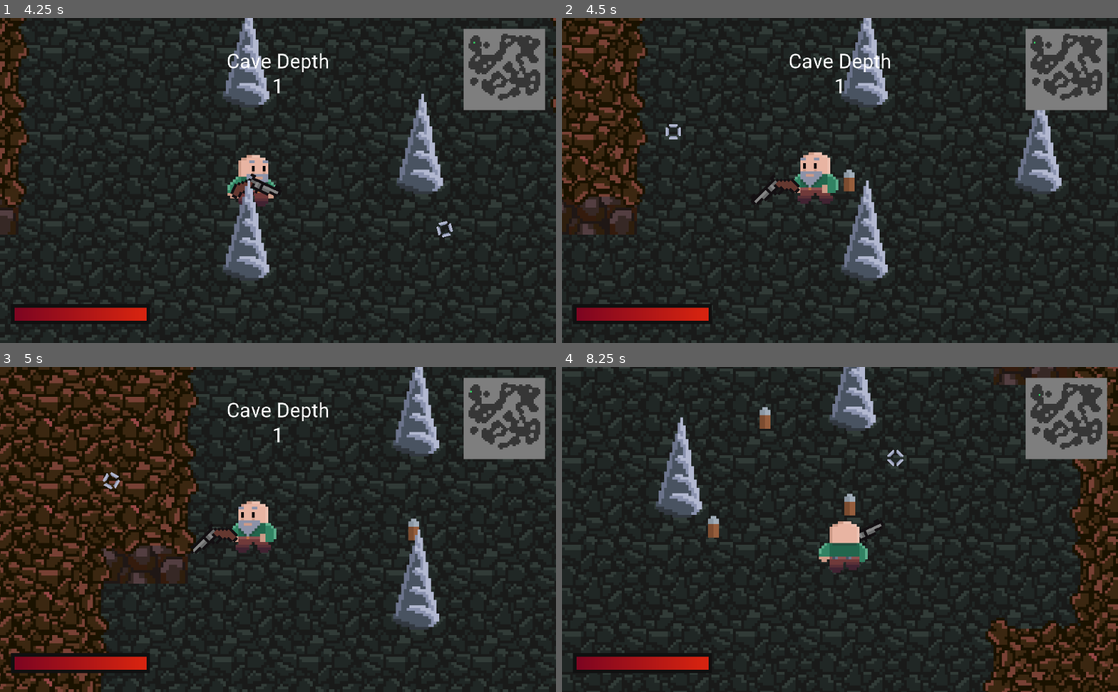
Above: before the commit, frames 1-4 (two rows, left to right).
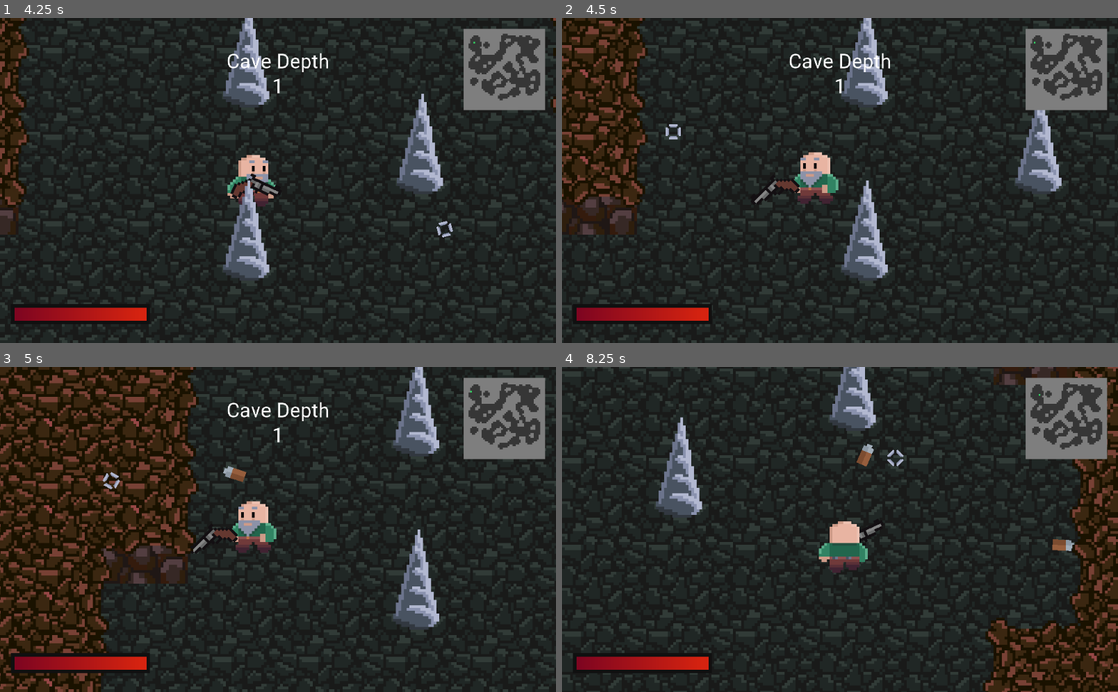
Above: after the commit, the same moments.

Repository: AyUpItsAli/Gunthers-Grotto-Coursework
Game: Godot game, scene res://World/Level/Level.tscn
Same seed, same stepped clock (60 frames per second), same inputs: the game is played once before the commit and once after it.
Inputs (mouse positions are in pixels of both pictures, inside the frame that each line leads up to):
- Up to frame 1 (4.25 s): tap Enter (force_exit_cave) at 0.5 s; move the mouse to (400, 164) at 0.52 s; press the mouse at (400, 164) at 0.53 s; hold D (move_right) 0.53-1.28 s; move the mouse to (166, 196) at 1.27 s; release the mouse at (166, 196) at 1.28 s; hold S (move_down) 1.28-2.03 s; tap 3 (equip_dynamite) at 1.35 s; click (166, 196) at 1.55 s; move the mouse to (333, 109) at 2.02 s; hold D (move_right) 2.03-2.78 s; hold 1 (equip_pickaxe) 2.03-2.78 s; click (333, 109) at 2.3 s; move the mouse to (250, 245) at 2.77 s; hold W (move_up) 2.78-3.53 s; tap 2 (equip_revolver) at 2.85 s; click (250, 245) at 3.05 s; move the mouse to (444, 229) at 3.52 s; press the mouse at (444, 229) at 3.53 s; hold A (move_left) from 3.53 s (still down)
- Up to frame 2 (4.5 s): keep holding A (move_left); move the mouse to (673, 131) at 4.27 s; release the mouse at (673, 131) at 4.28 s; click (673, 131) at 4.35 s
- Up to frame 3 (5 s): keep holding A (move_left)
- Up to frame 4 (8.25 s): move the mouse to (867, 529) at 5.02 s; release A (move_left) at 5.03 s; hold S (move_down) 5.03-5.78 s; hold 3 (equip_dynamite) 5.03-5.78 s; click (867, 529) at 5.3 s; move the mouse to (756, 448) at 5.77 s; hold D (move_right) 5.78-6.53 s; tap 1 (equip_pickaxe) at 5.85 s; click (756, 448) at 6.05 s; move the mouse to (962, 513) at 6.52 s; hold W (move_up) 6.53-7.28 s; hold 2 (equip_revolver) 6.53-7.28 s; click (962, 513) at 6.8 s; move the mouse to (728, 545) at 7.27 s; hold D (move_right) 7.28-8.03 s; click (728, 545) at 7.35 s; move the mouse to (895, 458) at 8.02 s; press the mouse at (895, 458) at 8.03 s; hold S (move_down) from 8.03 s (still down)

Frame 1 is identical in both runs. In frame 2, 0.1% of the frame differs, in the area x 50-53%, y 46-54%; in frame 3, 0.2%; in frame 4, 0.6%, in the area x 26-93%, y 12-57%.

Commit message:
Bullet improvements

Diff:
--- a/Actors/Player/Bullet.gd
+++ b/Actors/Player/Bullet.gd
@@ -1,23 +1,26 @@
 extends Area2D
 
-const MOVE_SPEED = 10
+# Constants
+const BULLET_SPEED = 100
 
-onready var hurtbox: Area2D = $Hurtbox
-
+# Variables
 var velocity: Vector2
 
 func _ready():
 	connect("body_entered", self, "on_collision")
-	connect("area_entered", self, "on_collision")
-	hurtbox.connect("area_entered", self, "on_area_entered_hurtbox")
+	$Hurtbox.connect("area_entered", self, "on_area_entered_hurtbox")
 
 func _physics_process(delta):
-	position += velocity * MOVE_SPEED * delta
+	position += velocity * BULLET_SPEED * delta
 
-# Called when the bullet collides with anything (bodies and areas included)
-func on_collision(body_or_area):
+# Called when the bullet collides with something "physical"
+# The bullet should be destroyed on impact
+func on_collision(body):
 	queue_free()
 
 # Called when an area enters the bullet's hurtbox
 func on_area_entered_hurtbox(area):
-	print("hurt enemy")
+	print("hit enemy!")
+	var enemy = area.get_parent()
+	# As the enemy is not a "body", invoke on_collision() manually
+	on_collision(enemy)
--- a/Actors/Player/Bullet.tscn
+++ b/Actors/Player/Bullet.tscn
@@ -21,6 +21,7 @@
 
 [node name="CollisionShape" type="CollisionShape2D" parent="."]
 modulate = Color( 0, 0.6, 0.701961, 0.839216 )
+rotation = 1.5708
 shape = SubResource( 1 )
 
 [node name="Hurtbox" type="Area2D" parent="."]
@@ -29,4 +30,5 @@
 
 [node name="CollisionShape" type="CollisionShape2D" parent="Hurtbox"]
 modulate = Color( 0.945098, 0.129412, 0.129412, 0.839216 )
+rotation = 1.5708
 shape = SubResource( 2 )
--- a/Actors/Player/Player.gd
+++ b/Actors/Player/Player.gd
@@ -131,9 +131,11 @@
 		yield(player_animations, "animation_finished")
 		attacking = false
 	elif equipped == Tools.REVOLVER:
+		var mouse_pos = get_global_mouse_position()
 		var bullet = BULLET.instance()
 		bullet.position = position
-		bullet.velocity = Vector2.RIGHT
+		bullet.velocity = position.direction_to(mouse_pos)
+		bullet.look_at(mouse_pos)
 		get_parent().add_child(bullet)
 
 # Called when this node detects mouse/keyboard inputs
Binary file changed: Assets/Actors/Player/Bullet.aseprite
Binary file changed: Assets/Actors/Player/Bullet.png
